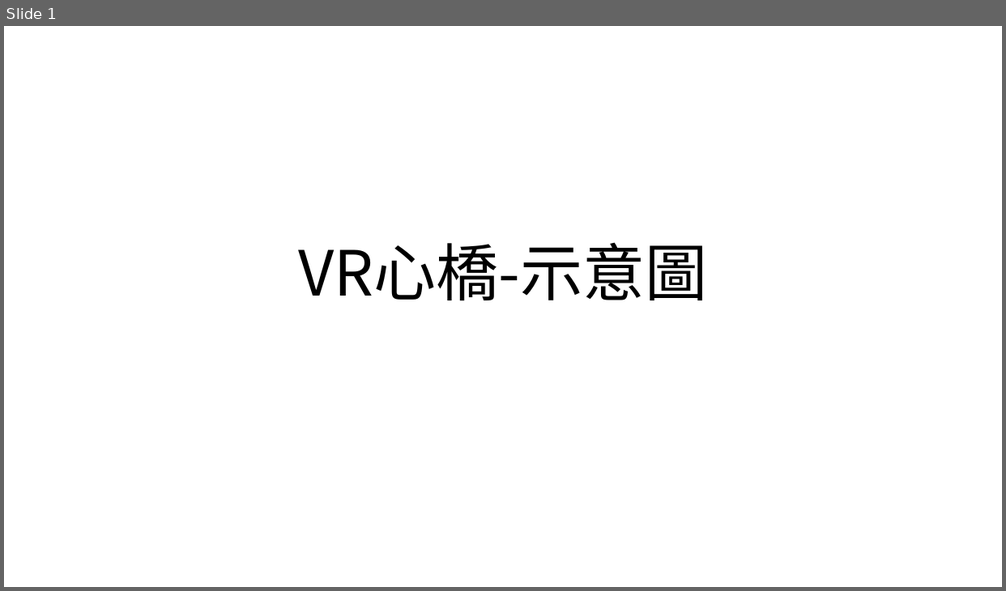
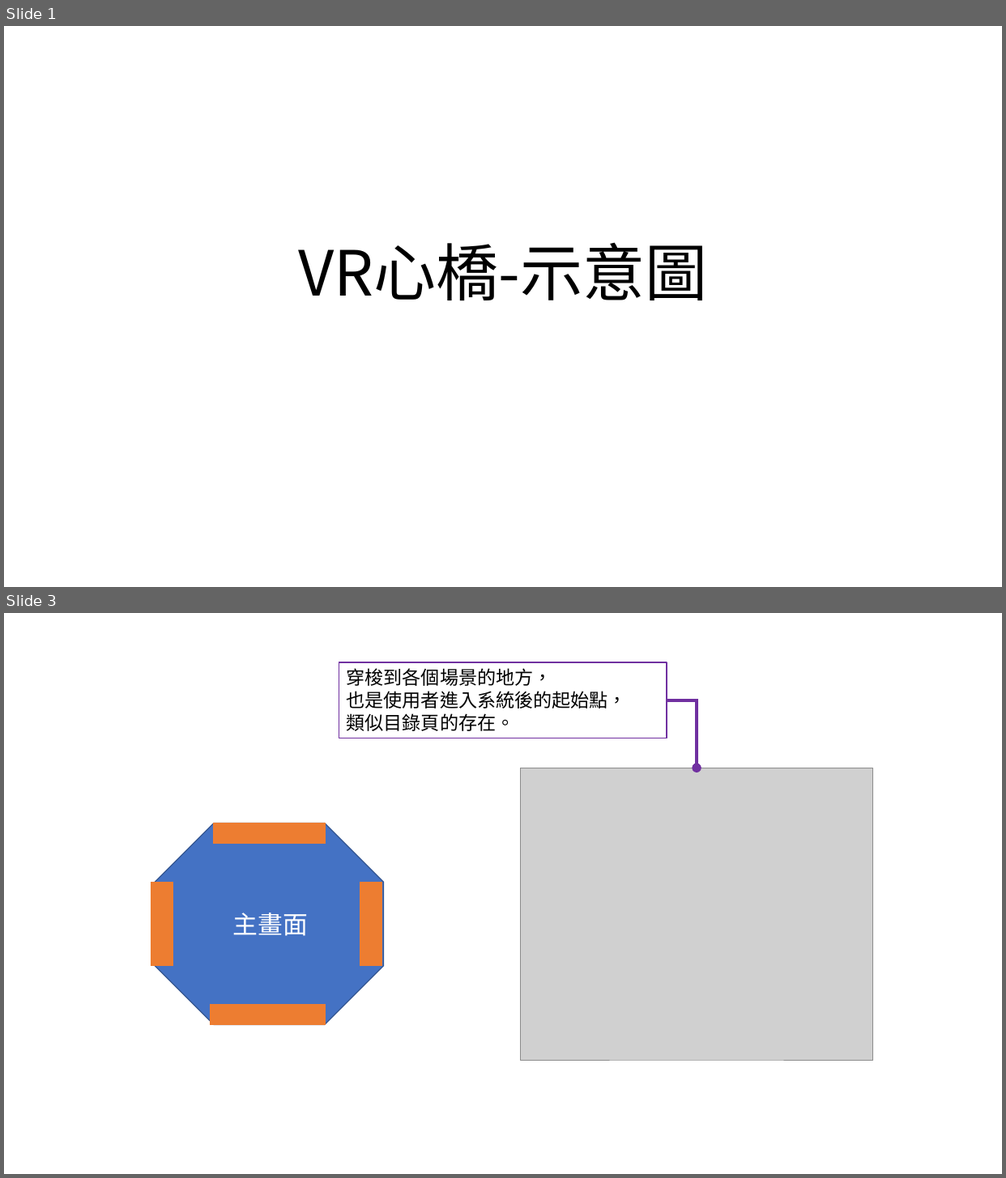
Before and after one commit to StevenShih-0402/Plan, a slide deck: media/image/心橋/心橋-平面圖.pptx. Shown one above the other, each under a label of ours: slide 1 before the commit, slides 1 and 3 after it; the slides between them are not shown. The pictures are 1006x591 and 1006x1178 pixels, drawn with LibreOffice and Linux fonts; fonts in the diff are those of the drawing; grey boxes stand for pictures. Boxes give left, top, right and bottom in pixels: in the first picture for what was removed or moved away, otherwise in the second. Text is boxed around its words. In the diff, an @@ line names an element or a change of style, - is before the commit and + after.

```diff
--- a/media/image/心橋/心橋-平面圖.pptx
+++ b/media/image/心橋/心橋-平面圖.pptx
@@ slide 3 added at (4, 613, 1002, 1174), background #FFFFFF @@
@@ rectangle added at (339, 662, 667, 738), outline #7030A0 1.5 pt, 18 pt, text #000000 @@
+穿梭到各個場景的地方，
+也是使用者進入系統後的起始點，
+類似目錄頁的存在。
@@ elbow arrow added from (667, 700) to (697, 768), #7030A0 3 pt @@
@@ picture added at (521, 768, 872, 1060) @@
@@ octagon added at (155, 824, 385, 1025), fill #4472C4, outline #325491 1 pt @@
@@ rectangle added at (214, 824, 326, 844), fill #ED7D31, outline #ED7D31 1 pt @@
@@ rectangle added at (151, 883, 173, 965), fill #ED7D31, outline #ED7D31 1 pt @@
@@ text added at (273, 898, 360, 935), 24 pt, text #FFFFFF @@
+主畫面
@@ rectangle added at (360, 883, 382, 965), fill #ED7D31, outline #ED7D31 1 pt @@
@@ text added at (233, 913, 308, 936), 28 pt, text #FFFFFF @@
+主畫面
@@ rectangle added at (211, 1005, 325, 1025), fill #ED7D31, outline #ED7D31 1 pt @@
```
Also in this commit, not shown: 3 slides changed, 5 other slides added, 7 slides removed, 20 other files.
